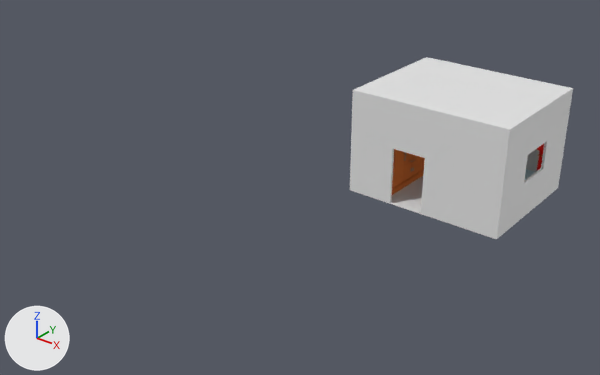
The Blender file Quem_sou_eu/Projeto Geral/Cenários/Quarto4.blend: old version first, new version second.
The view is the same before and after, from a 50 mm camera at (13.24, -25.92, 13.84) aimed at (-3.76, -4.66, 0.66). Arrows for +X, +Y and +Z are at lower left; the lights stay in place.
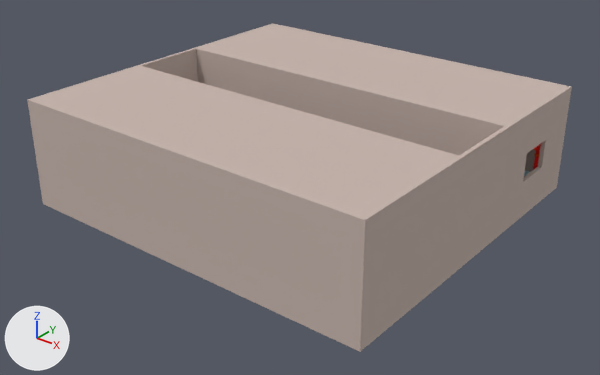
Where the change shows, as pixel boxes [x1, y1, x2, y2] in the pictures (600 x 375 px):
'Plane.001', added: after [27, 23, 572, 352]
'Cube.007', deleted: before [350, 57, 573, 239]
'Cube.009', unchanged, covered by the edit: before [392, 149, 425, 195]

Diff of the bpy script that builds the scene:
```diff
--- a/Quem_sou_eu/Projeto Geral/Cenários/Quarto4.blend.py
+++ b/Quem_sou_eu/Projeto Geral/Cenários/Quarto4.blend.py
@@ mat_parede @@
+mat_parede = diffuse_material('Parede')
+mat_parede.base_color = (0.57, 0.465, 0.422)  # light grey #c7b6ae
@@ me_plane_002 @@
+me_plane_002.from_pydata(...)  # 604 vertices, 618 faces; spans x -3.67..1.0, y -4.18..1.0, z 0.0..4.0
+me_plane_002.materials.append(mat_parede)  # light grey #c7b6ae
@@ ob_cube_007 @@
-ob_cube_007 = bpy.data.objects.new('Cube.007', me_cube_026)
-ob_cube_007.location = (0.0, 0.0, 2.0)
-ob_cube_007.scale = (3.0, 2.5, 2.0)
-_m = ob_cube_007.modifiers.new('Subsurf', 'SUBSURF')
-_m.levels = 2
@@ ob_plane_001 @@
+ob_plane_001 = bpy.data.objects.new('Plane.001', me_plane_002)
+ob_plane_001.location = (0.0, 0.0, 0.0)
+ob_plane_001.scale = (3.03, 2.52, 1.01)
```
